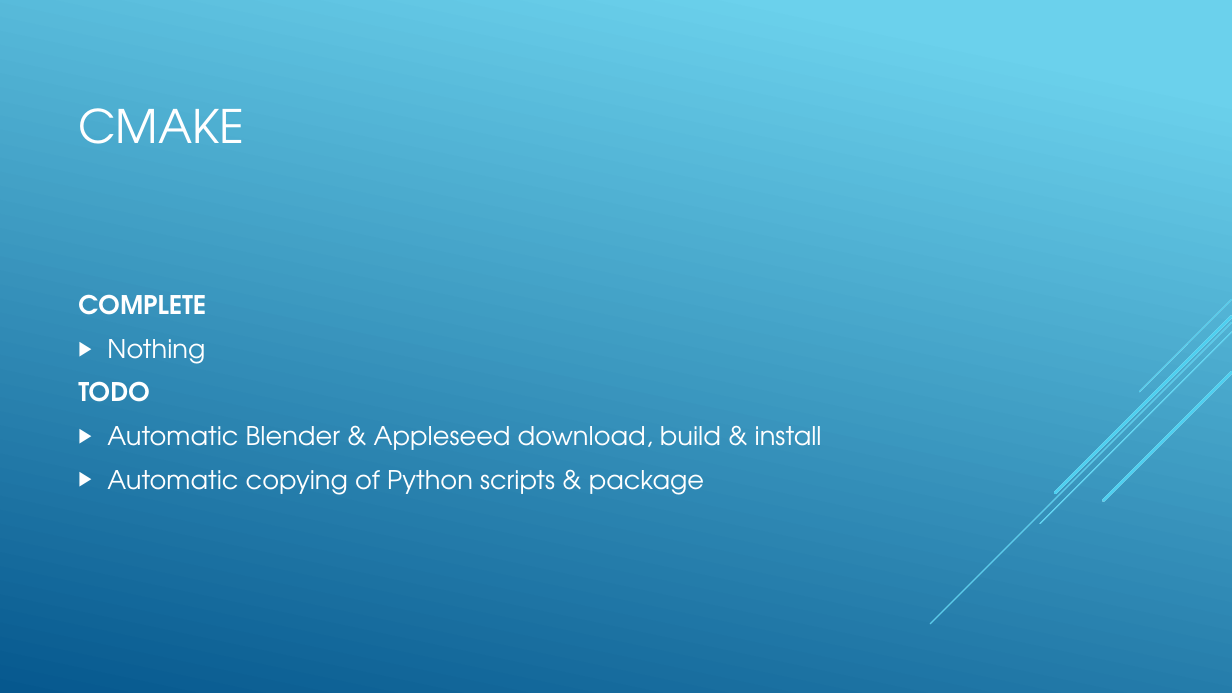
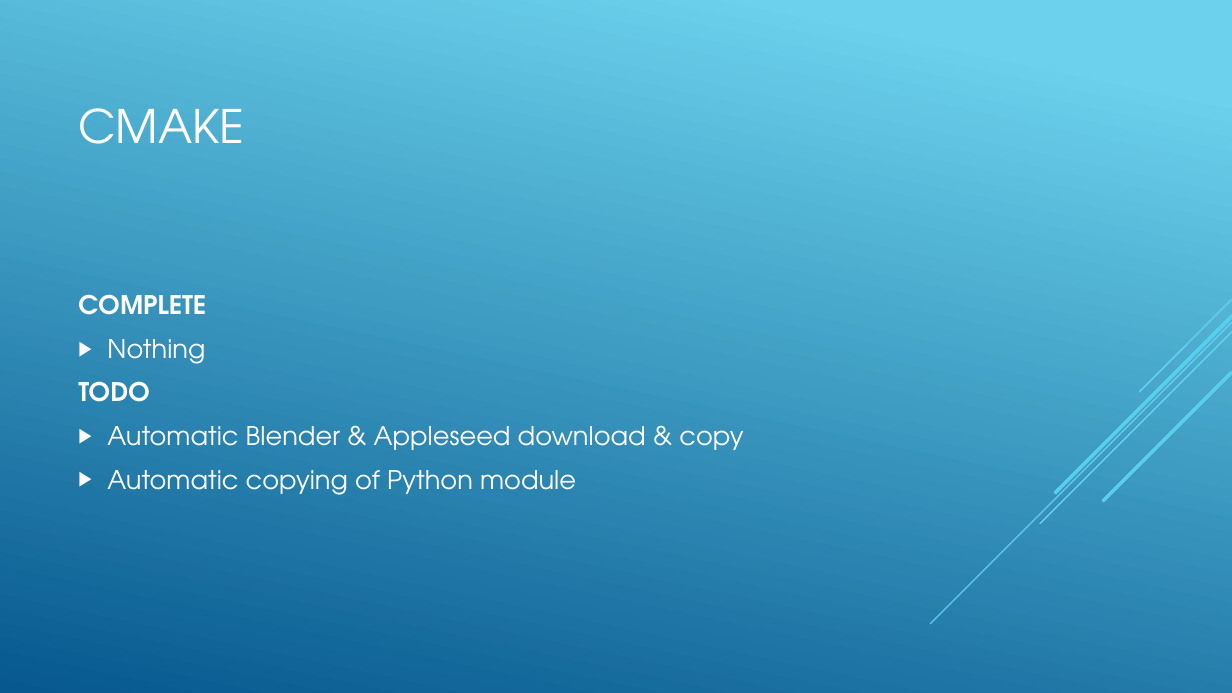
Before and after one commit to dralois/PR-Rendering, a slide deck: slide 3 of doc/Status.pptx. Drawn at 1232x693 pixels with LibreOffice and Linux fonts; fonts in the diff are those of the drawing. Boxes give left, top, right and bottom in pixels: in the first picture for what was removed or moved away, otherwise in the second. Text is boxed around its words. In the diff, an @@ line names an element or a change of style, - is before the commit and + after.

Commit message:
Removed clipping plane params
- Removed clipping planes as they are obsolete
- Replaced far clip with scene dims magnitude for human readable depth output
- Updated renderfile & python accordingly
- Updated status pptx

```diff
--- a/doc/Status.pptx
+++ b/doc/Status.pptx
@@ text at [107, 426, 743, 495]: text changed @@
-▶ Automatic Blender & Appleseed download, build & install
-▶ Automatic copying of Python scripts & package
+▶ Automatic Blender & Appleseed download & copy
+▶ Automatic copying of Python module
```
Also in this commit, not shown: 3 other slides changed, 7 other files.
